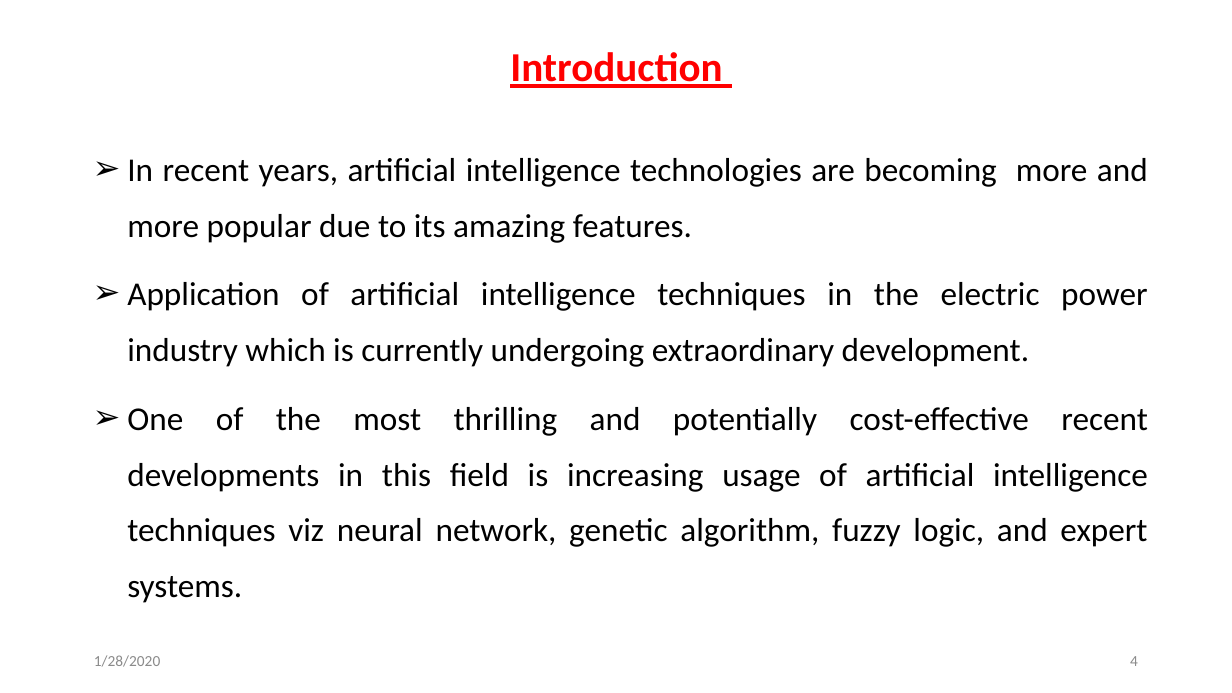
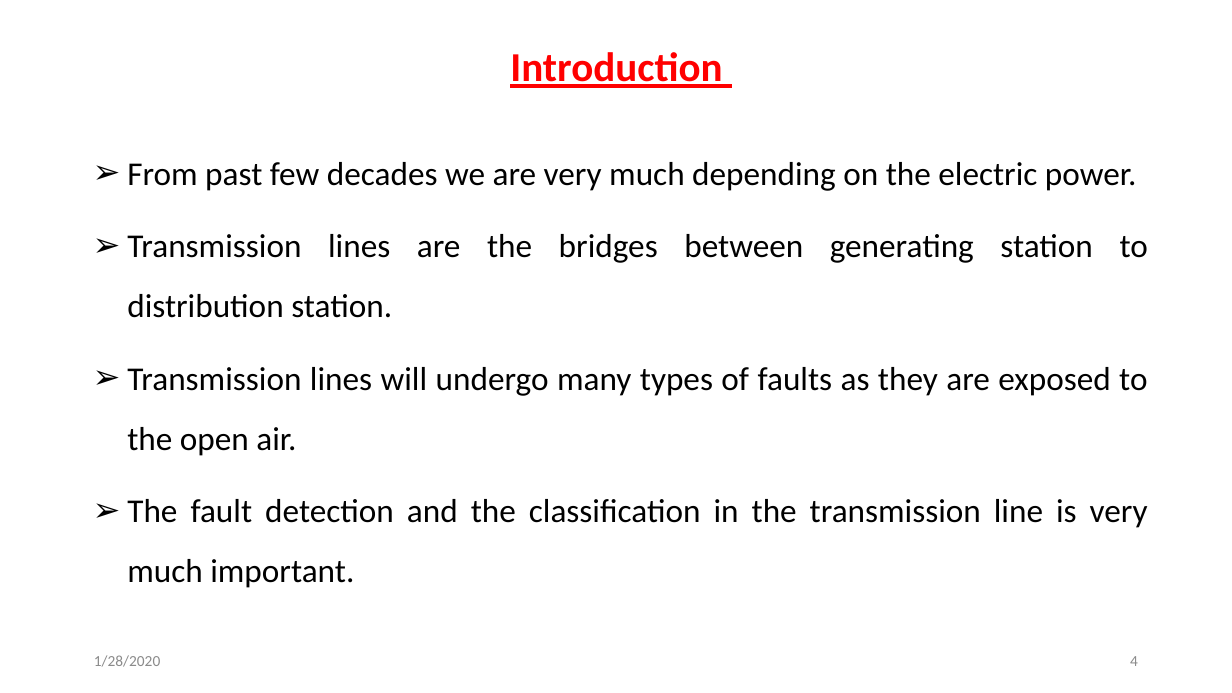
Before and after one commit to svec-final-year-project-eee/Project, a slide deck: slide 4 of Reviews/second review/Second Oral Presentation.pptx. Drawn at 1232x693 pixels with LibreOffice and Linux fonts; fonts in the diff are those of the drawing. Boxes give left, top, right and bottom in pixels: in the first picture for what was removed or moved away, otherwise in the second. Text is boxed around its words. In the diff, an @@ line names an element or a change of style, - is before the commit and + after.

```diff
--- a/Reviews/second review/Second Oral Presentation.pptx
+++ b/Reviews/second review/Second Oral Presentation.pptx
@@ subtitle at (127, 162, 1148, 588): text changed @@
-➢ In recent years, artificial intelligence technologies are becoming more and more popular due to its amazing features.
-➢ Application of artificial intelligence techniques in the electric power industry which is currently undergoing extraordinary development.
-➢ One of the most thrilling and potentially cost-effective recent developments in this field is increasing usage of artificial intelligence techniques viz neural network, genetic algorithm, fuzzy logic, and expert systems.
+➢ From past few decades we are very much depending on the electric power.
+➢ Transmission lines are the bridges between generating station to distribution station.
+➢ Transmission lines will undergo many types of faults as they are exposed to the open air.
+➢ The fault detection and the classification in the transmission line is very much important.
```
Also in this commit, not shown: 5 other slides changed, 2 slides added.
